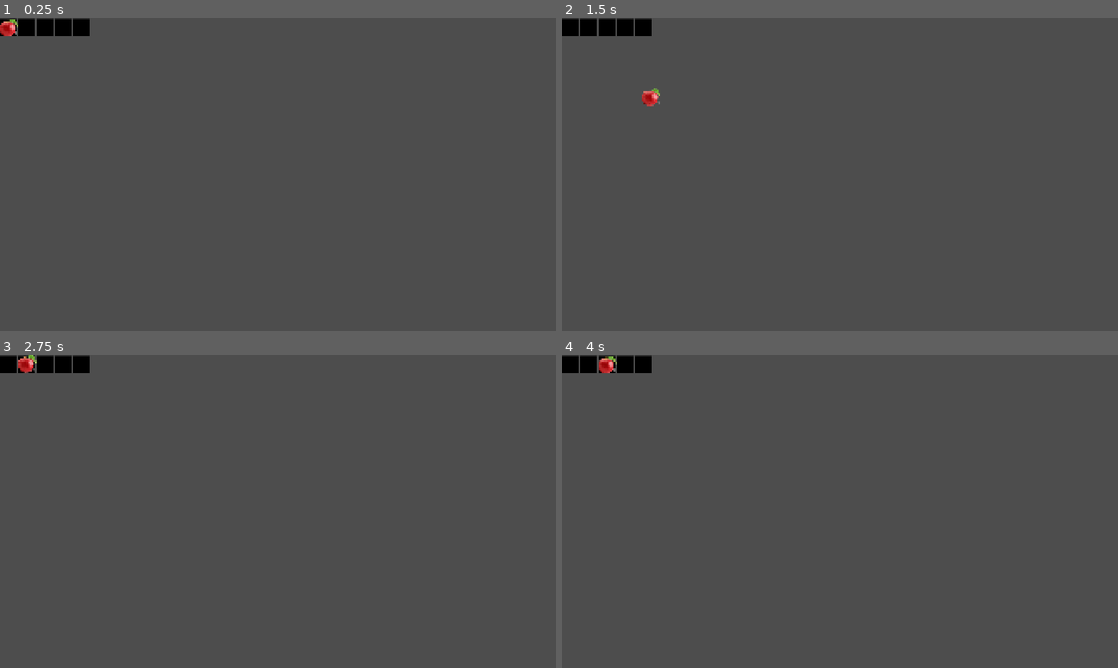
Above: before the commit, frames 1-4 (two rows, left to right).
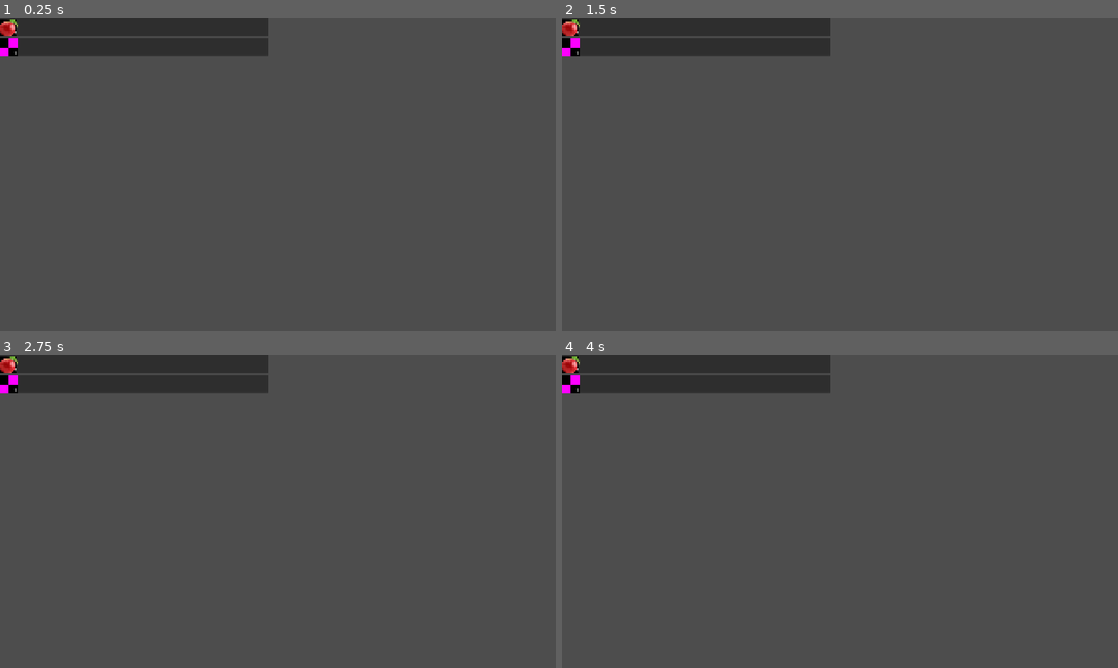
Above: after the commit, the same moments.

Repository: unimelb-game-makers/Team-Quibble-Production
Game: Godot game, scene res://scenes/pantry.tscn
Same seed, same stepped clock (60 frames per second), same inputs: the game is played once before the commit and once after it. Before the commit the project starts from res://scenes/prep_trey_interface.tscn.
Inputs (mouse positions are in pixels of both pictures, inside the frame that each line leads up to):
- Up to frame 1 (0.25 s): no input
- Up to frame 2 (1.5 s): tap Enter at 0.5 s; drag from (840, 174) to (895, 105) at 0.52 s; tap Space at 1.25 s; drag from (573, 27) to (812, 237) at 1.27 s
- Up to frame 3 (2.75 s): tap Enter at 2 s; move the mouse to (27, 364) at 2.02 s; hold Right mouse button (RMB) from 2.03 s (still down); click (27, 364) at 2.17 s
- Up to frame 4 (4 s): release Right mouse button (RMB) at 2.75 s; tap Space at 2.75 s; drag from (606, 364) to (673, 464) at 2.77 s; tap Enter at 3.5 s; drag from (623, 364) to (867, 511) at 3.52 s

The runs differ from the first frame. In frame 1, 5.3% of the frame differs, in the area x 0-49%, y 0-13%; in frame 2, 5.6%, in the area x 0-49%, y 0-29%; in frame 3, 5.5%; in frame 4, 5.5%.

Commit message:
Updated pantry code

Diff:
--- a/cozy-potion-game/project.godot
+++ b/cozy-potion-game/project.godot
@@ -11,7 +11,7 @@
 [application]
 
 config/name="Cozy Potion Game"
-run/main_scene="uid://djbxy4gkaty7q"
+run/main_scene="uid://ccvp68inp2bhf"
 config/features=PackedStringArray("4.7", "Forward Plus")
 config/icon="res://icon.svg"
 
--- a/cozy-potion-game/scenes/foraging_scene.tscn
+++ b/cozy-potion-game/scenes/foraging_scene.tscn
@@ -1,7 +1,7 @@
 [gd_scene format=3 uid="uid://02woi54obgji"]
 
-[ext_resource type="Script" uid="uid://mdl3bm04icw8" path="res://foraging.gd" id="1_idw6r"]
-[ext_resource type="PackedScene" uid="uid://d1aebqcog8f34" path="res://scenes/inventory_component.tscn" id="2_fhih6"]
+[ext_resource type="Script" uid="uid://mdl3bm04icw8" path="res://scripts/inventory/foraging.gd" id="1_idw6r"]
+[ext_resource type="PackedScene" uid="uid://d1aebqcog8f34" path="res://assets/prefabs/Inventory/inventory_component.tscn" id="2_fhih6"]
 
 [node name="CanvasLayer" type="CanvasLayer" unique_id=1244343159]
 
--- a/cozy-potion-game/scenes/prep_trey_interface.tscn
+++ b/cozy-potion-game/scenes/prep_trey.tscn
@@ -1,7 +1,7 @@
 [gd_scene format=3 uid="uid://djbxy4gkaty7q"]
 
-[ext_resource type="Script" uid="uid://c07gq1h18t0pj" path="res://prep_tray.gd" id="1_s53o5"]
-[ext_resource type="PackedScene" uid="uid://d1aebqcog8f34" path="res://scenes/inventory_component.tscn" id="2_jk6jw"]
+[ext_resource type="Script" uid="uid://c07gq1h18t0pj" path="res://scripts/inventory/prep_tray.gd" id="1_yq6a2"]
+[ext_resource type="PackedScene" uid="uid://d1aebqcog8f34" path="res://assets/prefabs/Inventory/inventory_component.tscn" id="2_mfyub"]
 
 [node name="CanvasLayer" type="CanvasLayer" unique_id=1960677974]
 
@@ -10,11 +10,11 @@
 anchors_preset = 0
 offset_right = 1915.0
 offset_bottom = 1073.0
-script = ExtResource("1_s53o5")
+script = ExtResource("1_yq6a2")
 
 [node name="HBoxContainer" type="HBoxContainer" parent="PrepTray" unique_id=700394000]
 layout_mode = 0
 offset_right = 40.0
 offset_bottom = 40.0
 
-[node name="InvComponent" parent="PrepTray" unique_id=1705191911 instance=ExtResource("2_jk6jw")]
+[node name="InvComponent" parent="PrepTray" unique_id=1705191911 instance=ExtResource("2_mfyub")]
--- a/cozy-potion-game/foraging.gd
+++ b/cozy-potion-game/scripts/inventory/foraging.gd
@@ -15,8 +15,9 @@
 	max_slots = cols * rows
 	inv_grid.columns = cols
 
+	# Create connection to inventory
 	gui_input.connect(inv_component.click_background)
-	inv_component.initate_items(max_slots)
-	inv_component.spawn_slots(inv_grid)
+	var start_stacks := inv_component.create_empty_stacks(max_slots)
+	inv_component.spawn_slots(inv_grid, start_stacks)
 
-	inv_component.blind_add_stack(Stack.new(0, "Apple"))
+	inv_component.blind_add_stack(Stack.new(1, "Apple"))
--- a/cozy-potion-game/scripts/inventory/inventory_component.gd
+++ b/cozy-potion-game/scripts/inventory/inventory_component.gd
@@ -1,7 +1,6 @@
 class_name InventoryComponent
 extends Node2D
 
-var items : Array[Stack]
 var item_slots: Array[ItemSlot]
 var max_slots : int
 
@@ -18,30 +17,26 @@
 		blind_add_stack(Stack.new(9).clone_type(stack_dragging))
 
 
-# Creates empty list of items in bag
-func initate_items(inv_size : int) -> void:
-	items = []
+# Creates list of empty stacks
+func create_empty_stacks(inv_size : int) -> Array[Stack]:
+	var items :Array[Stack] = []
 	items.resize(inv_size)
 	for i in range(inv_size):
 		items[i] = Stack.new(0)
-
-	#Temp Stuff to for testing
-	#items[10].item_name = "Apple"
-	#items[20].item_name = "Apple"
-	#items[10].quantity = 2
-	#items[20].quantity = 1
+	return items
 
 
-# Spawns ItemSlots with stacks stored
-func spawn_slots(storage: Container) -> void:
-	item_slots.resize(items.size())
-	for i in range(items.size()):
+# Spawns ItemSlots with currently parsed stacks
+func spawn_slots(storage: Container, item_list: Array[Stack]) -> void:
+	item_slots = []
+	item_slots.resize(item_list.size())
+	for i in range(item_list.size()):
 		var new_instance := ItemSlot.item_slot_scene.instantiate()
 		storage.add_child(new_instance)
 
 		new_instance.gui_input.connect(slot_clicked.bind(new_instance))
 		item_slots[i] = new_instance
-		new_instance.stack = items[i]
+		new_instance.stack = item_list[i]
 
 
 # Adds new stack to the inventory priotising adding to existing stacks
--- a/cozy-potion-game/prep_tray.gd
+++ b/cozy-potion-game/scripts/inventory/prep_tray.gd
@@ -8,8 +8,9 @@
 
 func _ready() -> void:
 	num_slots = 5
+	# Create connection to inventory
 	gui_input.connect(inv_component.click_background)
-	inv_component.initate_items(num_slots)
-	inv_component.spawn_slots(inv_storage)
+	var start_stacks := inv_component.create_empty_stacks(num_slots)
+	inv_component.spawn_slots(inv_storage, start_stacks)
 
 	inv_component.blind_add_stack(Stack.new(1, "Apple"))
--- a/cozy-potion-game/scripts/pantry/pantry.gd
+++ b/cozy-potion-game/scripts/pantry/pantry.gd
@@ -4,6 +4,7 @@
 const SAVE_PATH = "user://pantry_save.json"
 
 var items : Dictionary[String, Stack] = {}
+var slots : Dictionary[String, ItemSlot] = {}
 
 @onready var storage: VBoxContainer = $Storage
 
@@ -21,7 +22,7 @@
 	if save_info != null:
 		items = save_info
 
-	respawn_all_entrys()
+	spawn_all_entrys()
 
 	var t = Stack.new(1)
 	t.item_name = "Apple"
@@ -40,10 +41,11 @@
 
 	new_instance.gui_input.connect(entry_clicked.bind(new_instance))
 	new_instance.stack = items[item_name]
+	slots[item_name] = new_instance
 
 
 # Spawns entrys with stacks stored, currently ItemSlots prob should be changed
-func respawn_all_entrys() -> void:
+func spawn_all_entrys() -> void:
 	# Removes all current children
 	for node in storage.get_children():
 		node.queue_free()
@@ -53,23 +55,22 @@
 		# Spawns Entry (currently ItemSlots as unsure whats wanted)
 		spawn_entry(key)
 
+func update_entrys() -> void:
+	var change := false
+	for key in items.keys():
+		if not slots.has(key) and items[key].quantity != 0:
+			spawn_entry(key)
+			change = true
+		elif items[key].quantity == 0:
+			slots[key].queue_free()
+			change = true
 
-# Adds any missing entrys no currently spawned
-func adds_entrys(item_name: String) -> void:
-	var missing_keys = items.keys()
-
-	for entry in storage.get_children():
-		if entry.stack.item_name in missing_keys:
-			missing_keys.erase(entry.stack.item_name)
-
-	for key in missing_keys:
-		spawn_entry(key)
-
-	sort_pantry()
+	if change:
+		sort_pantry()
 
 # Makes items in pantry be alphabetically ordered, expandable to different keys
 func sort_pantry() -> void:
-	var sorted_nodes := storage.get_children()
+	var sorted_nodes := slots.values()
 
 	sorted_nodes.sort_custom(
 		func(a: ItemSlot, b: ItemSlot):
@@ -87,11 +88,8 @@
 func add_stack(new_stack : Stack) -> void:
 	if not items.has(new_stack.item_name):
 		items[new_stack.item_name] = Stack.new(0).clone_type(new_stack)
-		items[new_stack.item_name].quantity += new_stack.quantity
-		spawn_entry(new_stack.item_name)
-		sort_pantry()
-	else:
-		items[new_stack.item_name].quantity += new_stack.quantity
+	items[new_stack.item_name].quantity += new_stack.quantity
+	update_entrys()
 
 # Takes amount away from stack in pantry, only works if amount atleast in pantry
 func take_from_stack(item_name : String, amount: int) -> Stack:
@@ -101,7 +99,7 @@
 
 	items[item_name].quantity -= amount
 	if items[item_name].quantity <= 0:
-		respawn_all_entrys()
+		update_entrys()
 
 	return Stack.new(amount, item_name)
 
Renamed: cozy-potion-game/scenes/inventory_component.tscn -> cozy-potion-game/assets/prefabs/Inventory/inventory_component.tscn
Renamed: cozy-potion-game/foraging.gd.uid -> cozy-potion-game/scripts/inventory/foraging.gd.uid
Renamed: cozy-potion-game/prep_tray.gd.uid -> cozy-potion-game/scripts/inventory/prep_tray.gd.uid
